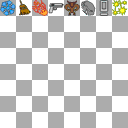
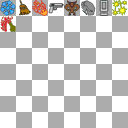
The second 128px x 128px image is a revision of the first. Changes to its layers:
added layer "molotov.png" above "laser-sparks.png" over 0, 16, 16, 32
